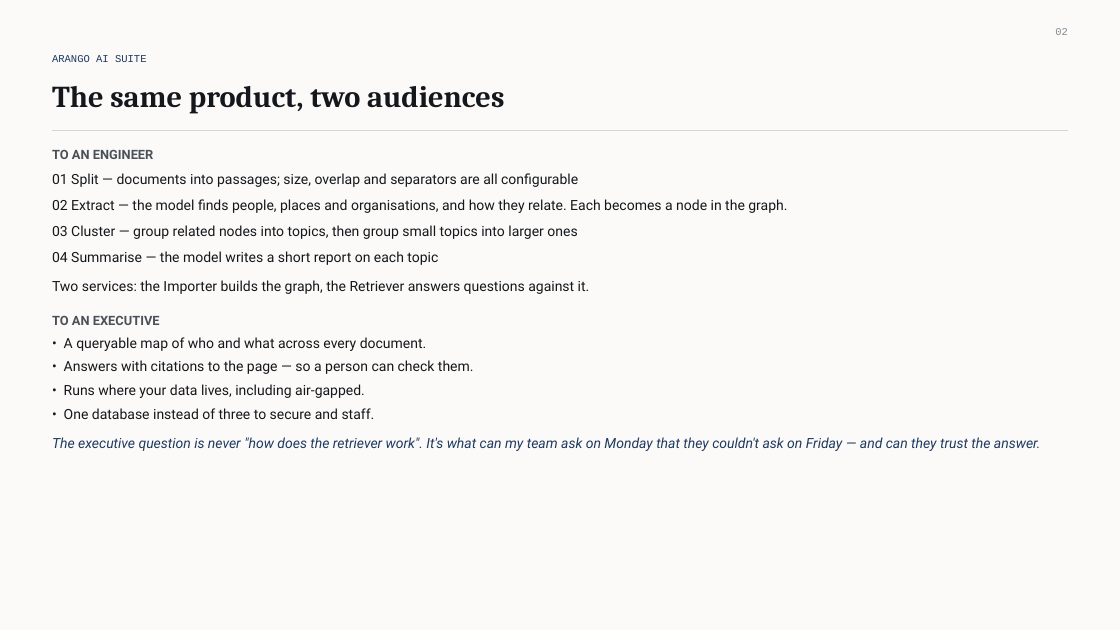
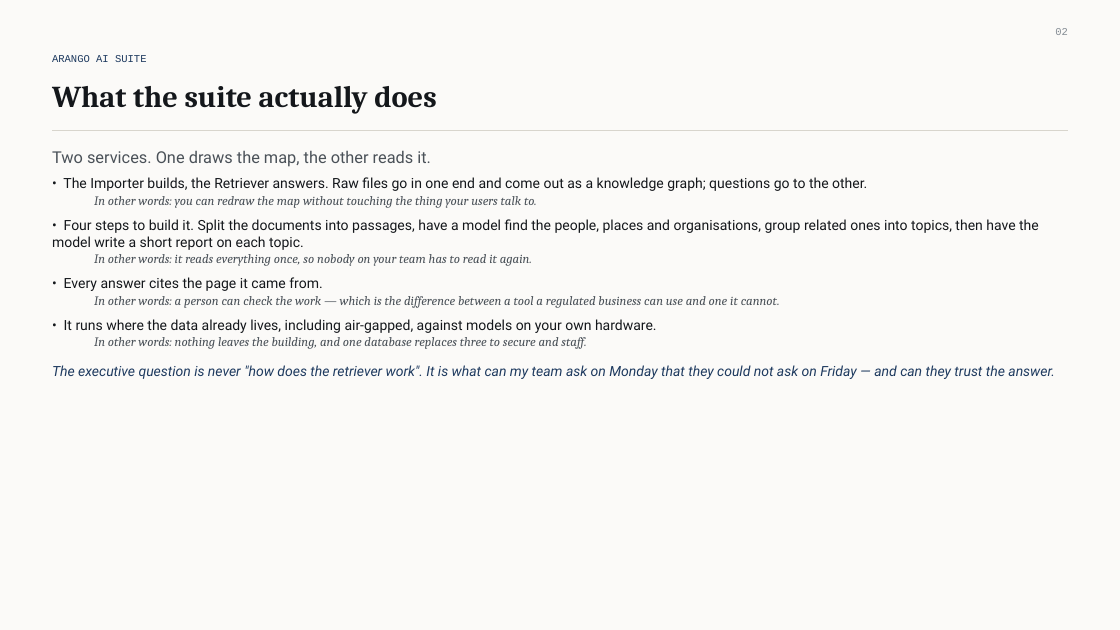
Before and after one commit to extempore66/graph-rag-llm-legal-docs, a slide deck: slide 3 of presos/Graph_RAG_Interview_Deck.pptx. Drawn at 1120x630 pixels with LibreOffice and Linux fonts; fonts in the diff are those of the drawing. Boxes give left, top, right and bottom in pixels: in the first picture for what was removed or moved away, otherwise in the second. Text is boxed around its words. In the diff, an @@ line names an element or a change of style, - is before the commit and + after.

```diff
--- a/presos/Graph_RAG_Interview_Deck.pptx
+++ b/presos/Graph_RAG_Interview_Deck.pptx
@@ text at (52,86,436,114): text changed @@
-The same product, two audiences
+What the suite actually does
@@ text at (52,150,1055,379): text changed; italic on @@
-TO AN ENGINEER
-01 Split — documents into passages; size, overlap and separators are all configurable
-02 Extract — the model finds people, places and organisations, and how they relate. Each becomes a node in the graph.
-03 Cluster — group related nodes into topics, then group small topics into larger ones
-04 Summarise — the model writes a short report on each topic
-Two services: the Importer builds the graph, the Retriever answers questions against it.
-TO AN EXECUTIVE
-• A queryable map of who and what across every document.
-• Answers with citations to the page — so a person can check them.
-• Runs where your data lives, including air-gapped.
-• One database instead of three to secure and staff.
-The executive question is never "how does the retriever work". It's what can my team ask on Monday that they couldn't ask on Friday — and can they trust the answer.
+Two services. One draws the map, the other reads it.
+• The Importer builds, the Retriever answers. Raw files go in one end and come out as a knowledge graph; questions go to the other.
+  In other words: you can redraw the map without touching the thing your users talk to.
+• Four steps to build it. Split the documents into passages, have a model find the people, places and organisations, group related ones into topics, then have the model write a short report on each topic.
+  In other words: it reads everything once, so nobody on your team has to read it again.
+• Every answer cites the page it came from.
+  In other words: a person can check the work — which is the difference between a tool a regulated business can use and one it cannot.
+• It runs where the data already lives, including air-gapped, against models on your own hardware.
+  In other words: nothing leaves the building, and one database replaces three to secure and staff.
+The executive question is never "how does the retriever work". It is what can my team ask on Monday that they could not ask on Friday — and can they trust the answer.
```
Also in this commit, not shown: 8 other slides changed, 2 slides removed, 2 other files.
